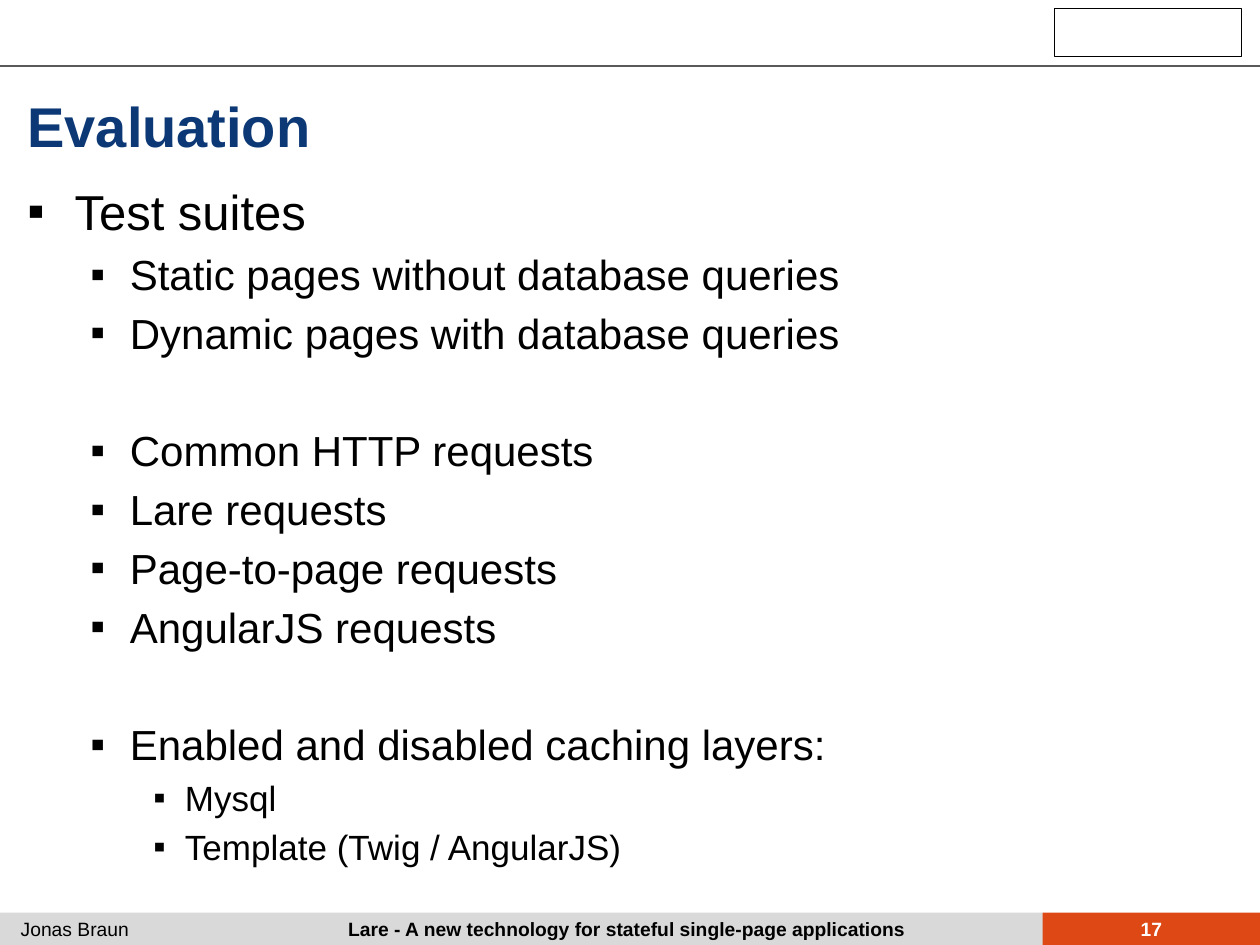
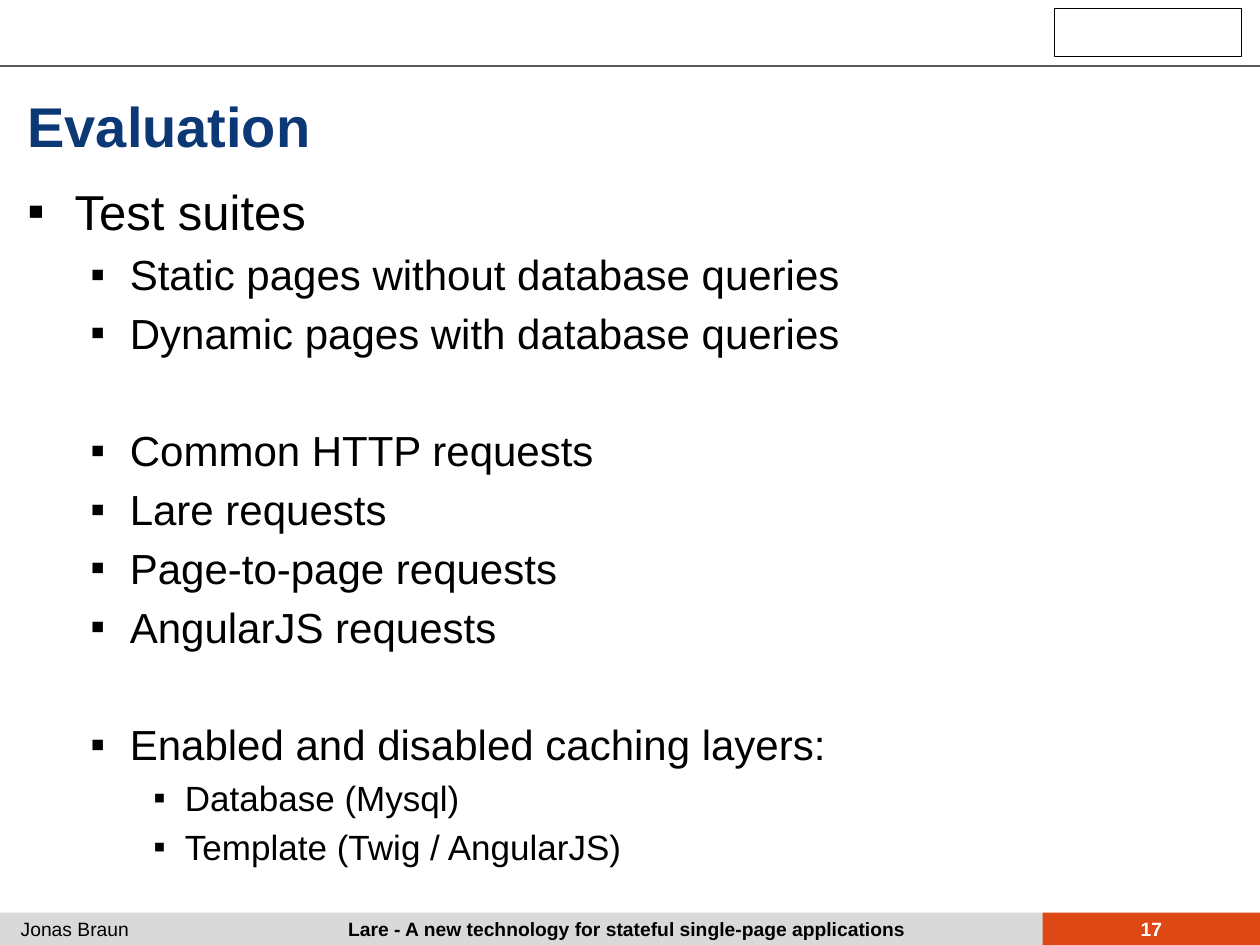
Before and after one commit to iekadou/bachelor-thesis, a slide deck: slide 17 of colloquium/colloquium.pptx. Drawn at 1260x945 pixels with LibreOffice and Linux fonts; fonts in the diff are those of the drawing; background and template pictures are left out. Boxes give left, top, right and bottom in pixels: in the first picture for what was removed or moved away, otherwise in the second. Text is boxed around its words. In the diff, an @@ line names an element or a change of style, - is before the commit and + after.

```diff
--- a/colloquium/colloquium.pptx
+++ b/colloquium/colloquium.pptx
@@ text at (185,785,460,817): text changed @@
-    ▪ Mysql
+    ▪ Database (Mysql)
```
Also in this commit, not shown: 2 other slides changed.
